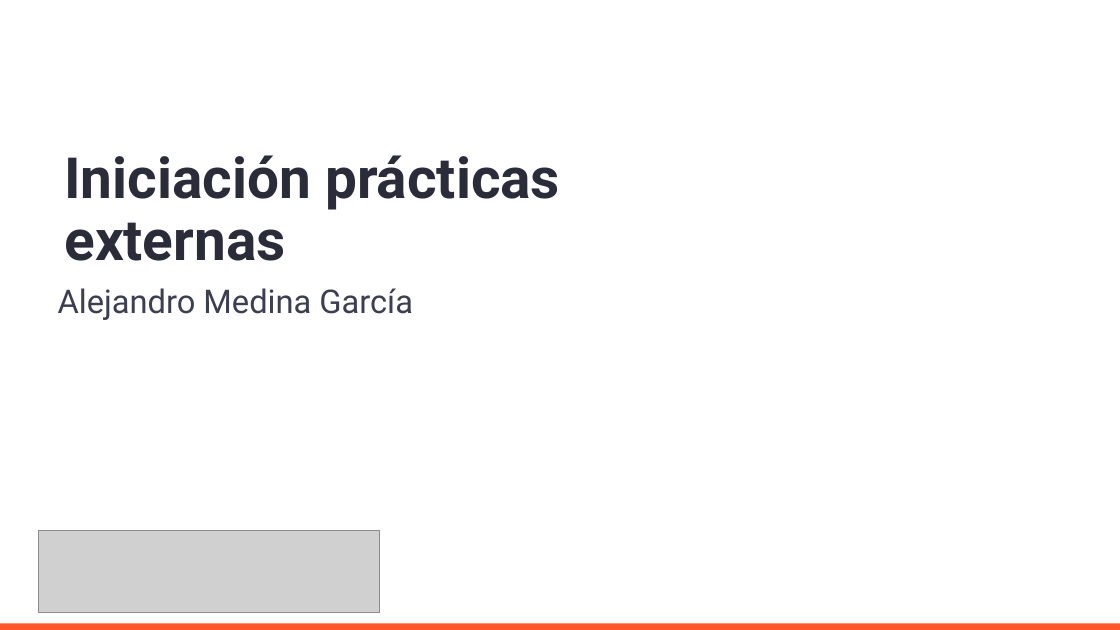
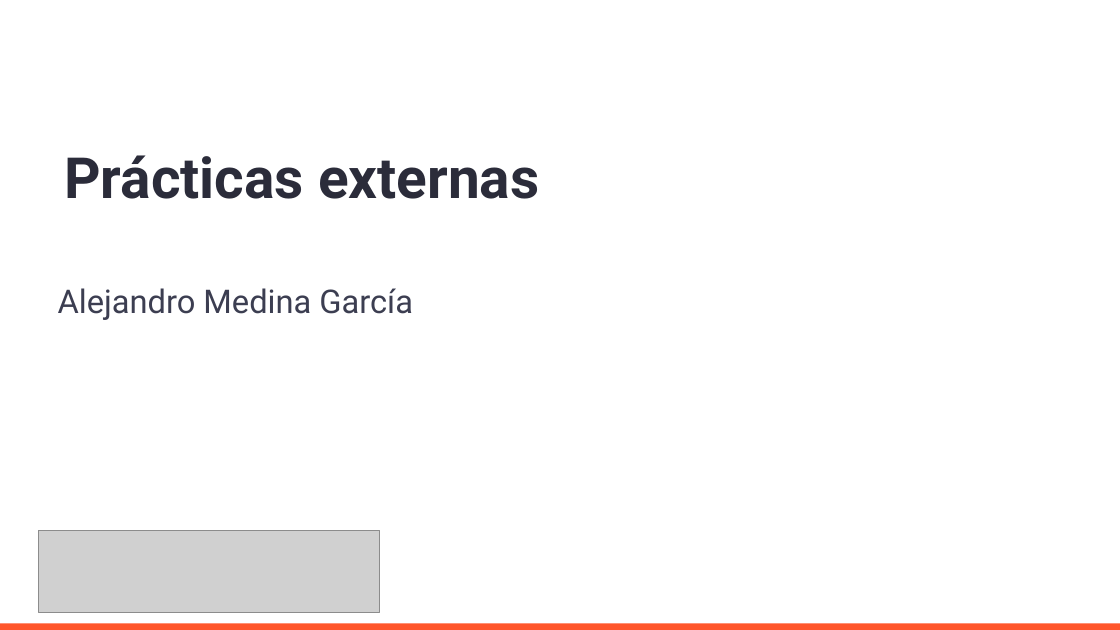
Before and after one commit to AleMedinaGarc/DotnetAPI-Practice, a slide deck: slide 1 of IniciacionDePracticasExternas.pptx. Drawn at 1120x630 pixels with LibreOffice and Linux fonts; fonts in the diff are those of the drawing; grey boxes stand for pictures; background and template pictures are left out. Boxes give left, top, right and bottom in pixels: in the first picture for what was removed or moved away, otherwise in the second. Text is boxed around its words. In the diff, an @@ line names an element or a change of style, - is before the commit and + after.

```diff
--- a/IniciacionDePracticasExternas.pptx
+++ b/IniciacionDePracticasExternas.pptx
@@ title at [64, 155, 539, 199]: text changed @@
-Iniciación prácticas externas
+Prácticas externas
```
Also in this commit, not shown: 5 other slides changed, 1 other file.
